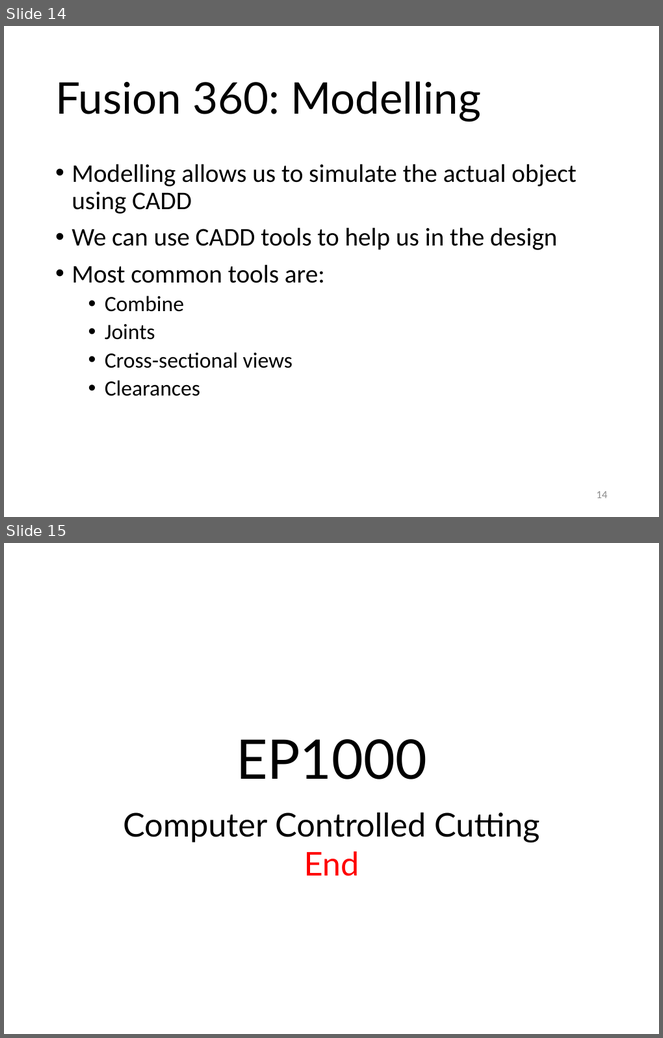
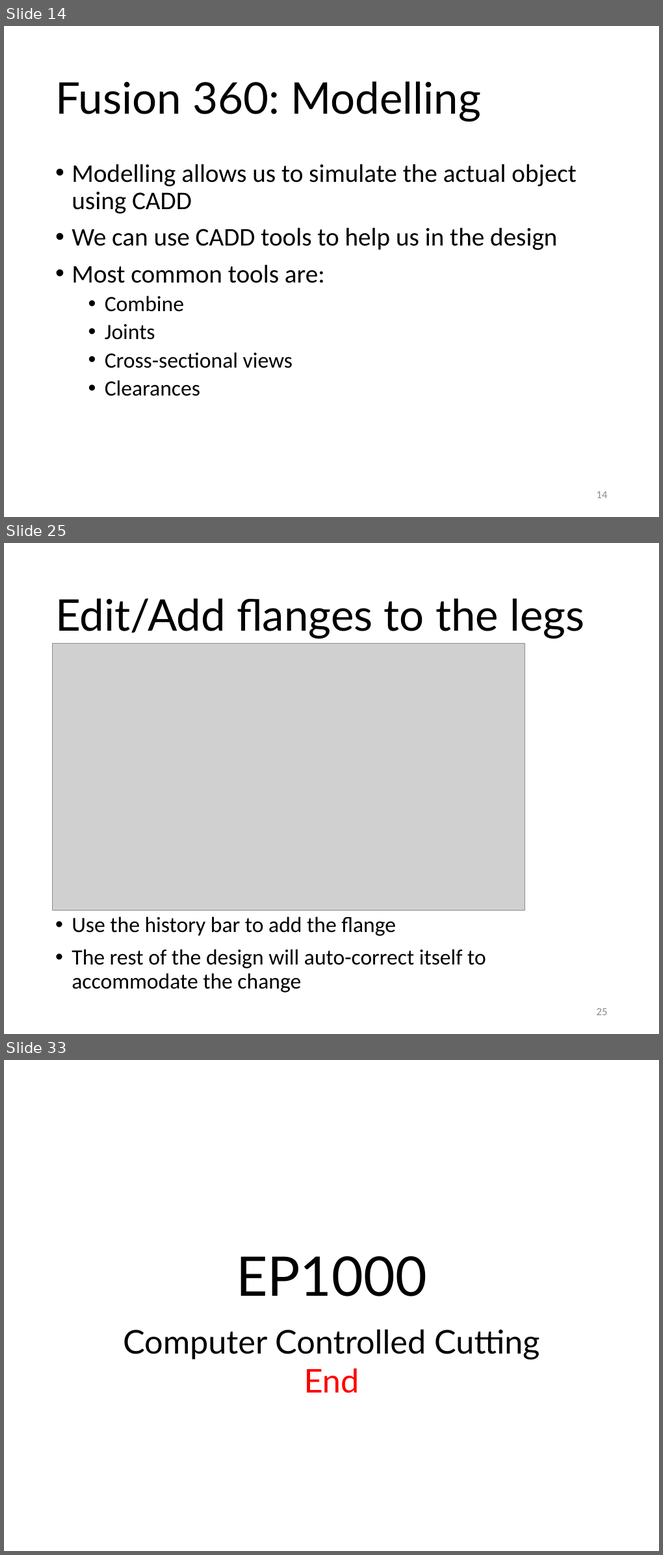
Before and after one commit to RDorville/digfab, a slide deck: presentations/ep1000_cutting/ep1000_cutting.pptx. Shown one above the other, each under a label of ours: slides 14 and 15 before the commit, slides 14, 25 and 33 after it; the slides between them are not shown. The pictures are 663x1038 and 663x1555 pixels, drawn with LibreOffice and Linux fonts; fonts in the diff are those of the drawing; grey boxes stand for pictures; background and template pictures are left out. Boxes give left, top, right and bottom in pixels: in the first picture for what was removed or moved away, otherwise in the second. Text is boxed around its words. In the diff, an @@ line names an element or a change of style, - is before the commit and + after.

```diff
--- a/presentations/ep1000_cutting/ep1000_cutting.pptx
+++ b/presentations/ep1000_cutting/ep1000_cutting.pptx
@@ slide 25 added at (4, 543, 659, 1034), background #FFFFFF @@
@@ title added at (55, 598, 584, 639), 48 pt, text #000000 @@
+Edit/Add flanges to the legs
@@ picture added at (53, 643, 525, 910) @@
@@ text added at (72, 917, 486, 993), 24 pt, text #000000 @@
+• Use the history bar to add the flange
+• The rest of the design will auto-correct itself to accommodate the change
@@ page number added at (597, 1008, 608, 1016), 12 pt, text #8C8C8C @@
+25
@@ what was slide 15 is now slide 33 @@
```
Also in this commit, not shown: 17 other slides added, 24 other files.
